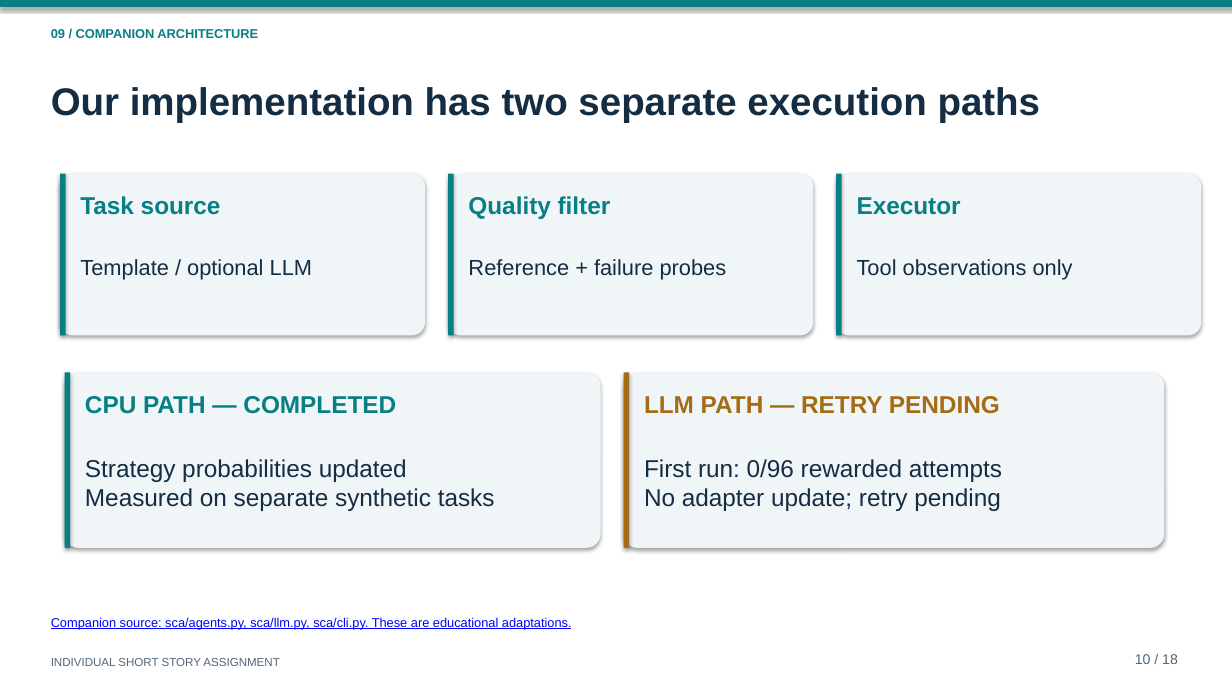
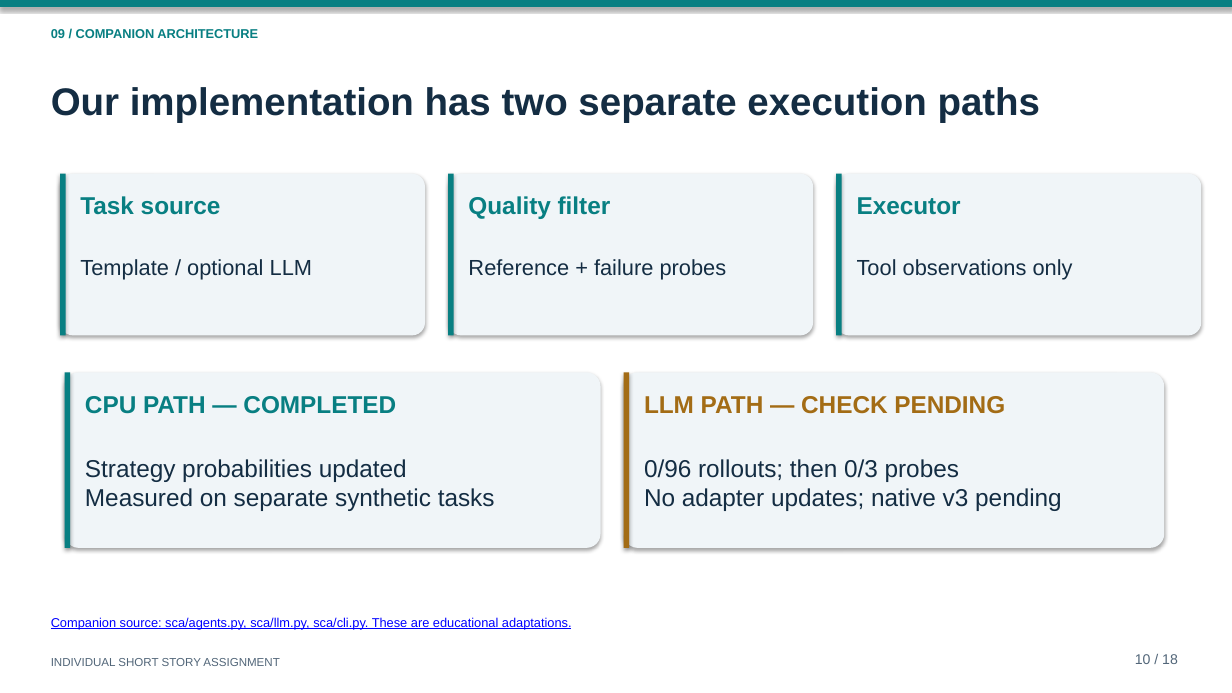
Before and after one commit to Deep-Dhaduk/Self-Challenging-Language-Model-Agents, a slide deck: slide 10 of slides/self_challenging_agents.pptx. Drawn at 1232x693 pixels with LibreOffice and Linux fonts; fonts in the diff are those of the drawing. Boxes give left, top, right and bottom in pixels: in the first picture for what was removed or moved away, otherwise in the second. Text is boxed around its words. In the diff, an @@ line names an element or a change of style, - is before the commit and + after.

Commit message:
Use native tool messages and limit Colab to a readiness check

```diff
--- a/slides/self_challenging_agents.pptx
+++ b/slides/self_challenging_agents.pptx
@@ text at (644,396,1005,414): text changed @@
-LLM PATH — RETRY PENDING
+LLM PATH — CHECK PENDING
@@ text at (644,459,1062,511): text changed @@
-First run: 0/96 rewarded attempts
-No adapter update; retry pending
+0/96 rollouts; then 0/3 probes
+No adapter updates; native v3 pending
```
Also in this commit, not shown: 2 other slides changed, 18 other files.
